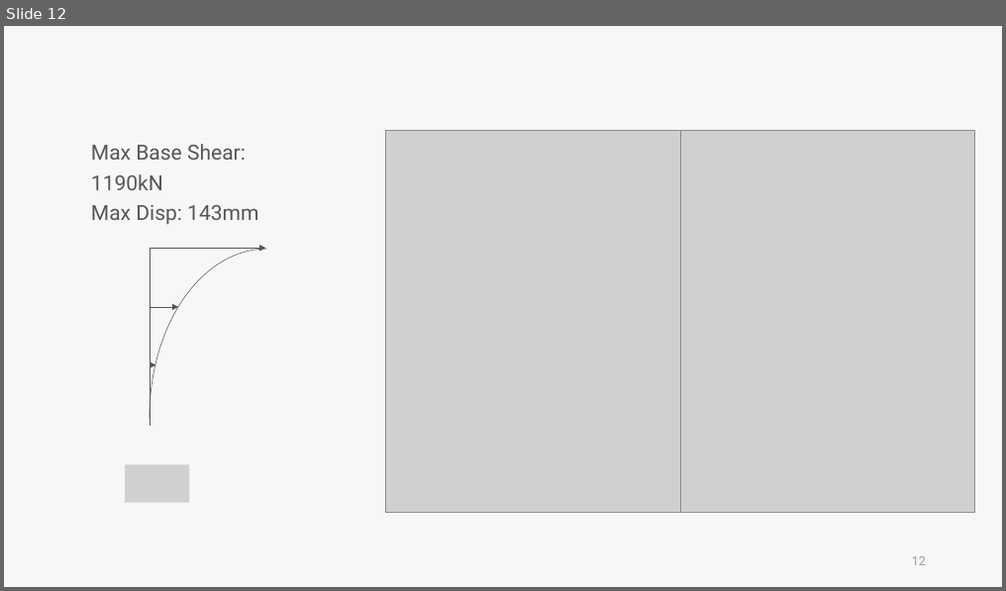
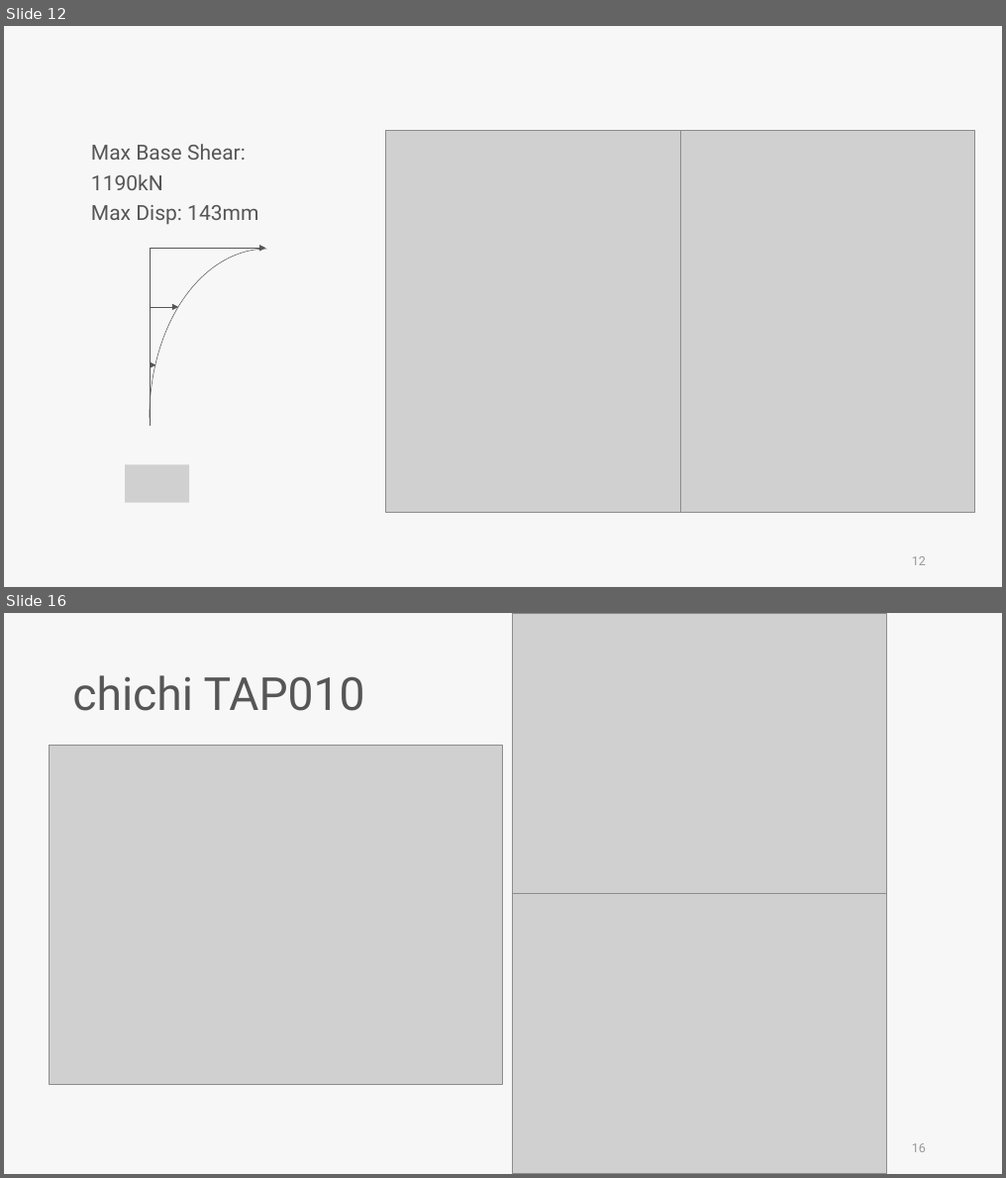
Before and after one commit to skyran1278/VbaProject, a slide deck: 20180126_SmartCut/Meeting/20181221 Meeting/20181221 Meeting mac.pptx. Shown one above the other, each under a label of ours: slide 12 before the commit, slides 12 and 16 after it; the slides between them are not shown. The pictures are 1006x591 and 1006x1178 pixels, drawn with LibreOffice and Linux fonts; fonts in the diff are those of the drawing; grey boxes stand for pictures. Boxes give left, top, right and bottom in pixels: in the first picture for what was removed or moved away, otherwise in the second. Text is boxed around its words. In the diff, an @@ line names an element or a change of style, - is before the commit and + after.

```diff
--- a/20180126_SmartCut/Meeting/20181221 Meeting/20181221 Meeting mac.pptx
+++ b/20180126_SmartCut/Meeting/20181221 Meeting/20181221 Meeting mac.pptx
@@ slide 16 added at [4,613,1002,1174], background #F7F7F7 @@
@@ picture added at [512,613,887,893] @@
@@ text added at [72,675,365,711], 44 pt, text #565656 @@
+chichi TAP010
@@ picture added at [50,746,503,1084] @@
@@ picture added at [512,894,887,1173] @@
@@ page number added at [912,1144,926,1153], 12 pt, text #9A9A9A @@
+16
```
Also in this commit, not shown: 4 slides changed, 5 other slides added, 27 slides removed, 2 other files.
